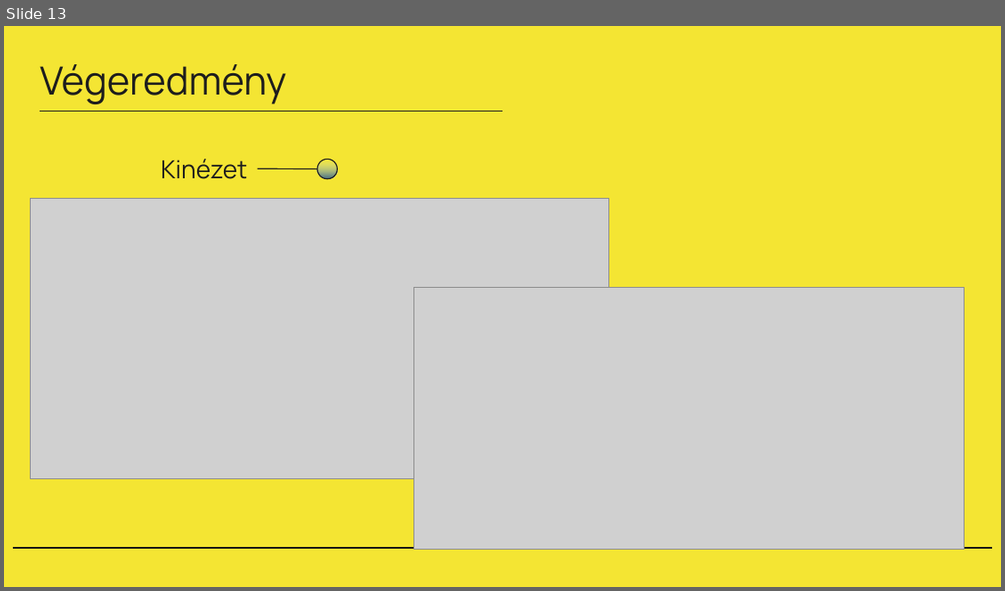
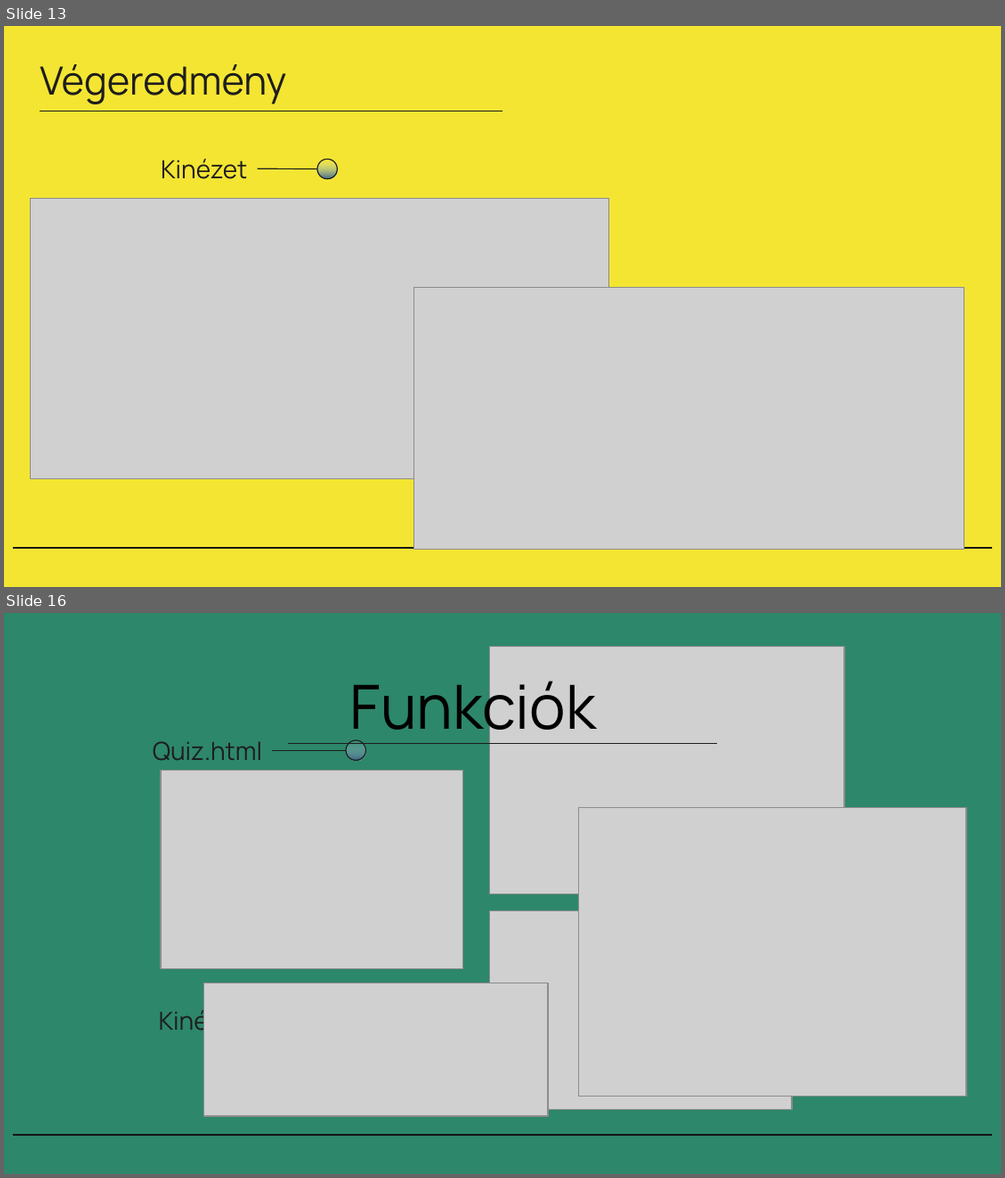
Before and after one commit to kovacspeter07/Proj-Coffee-9c, a slide deck: Prezentáció.pptx. Shown one above the other, each under a label of ours: slide 13 before the commit, slides 13 and 16 after it; the slides between them are not shown. The pictures are 1005x591 and 1005x1178 pixels, drawn with LibreOffice and Linux fonts; fonts in the diff are those of the drawing; grey boxes stand for pictures. Boxes give left, top, right and bottom in pixels: in the first picture for what was removed or moved away, otherwise in the second. Text is boxed around its words. In the diff, an @@ line names an element or a change of style, - is before the commit and + after.

```diff
--- a/Prezentáció.pptx
+++ b/Prezentáció.pptx
@@ slide 16 added at [4,613,1001,1174], background #2D876B; not listed: 1 template element that a slide beside it also shows @@
@@ picture added at [489,647,844,895] @@
@@ text added at [350,673,596,745], 44 pt, text #000000 @@
+Funkciók
@@ text added at [153,741,262,761], 18 pt, text #1D1D1D @@
+Quiz.html
@@ line added from (718, 744) to (287, 744), #1D1D1D 0.75 pt @@
@@ ellipse added at [346,740,366,761], fill gradient #CCE9E9 to #396383, outline #1D1D1D 0.75 pt @@
@@ picture added at [161,770,462,969] @@
@@ line added from (272, 751) to (346, 751), #1D1D1D 0.75 pt @@
@@ picture added at [579,807,967,1096] @@
@@ picture added at [489,911,792,1110] @@
@@ picture added at [203,983,547,1117] @@
@@ text added at [159,1006,259,1037], 18 pt, text #1D1D1D @@
+Kinézete
```
Also in this commit, not shown: 8 slides changed, 1 slide removed.
